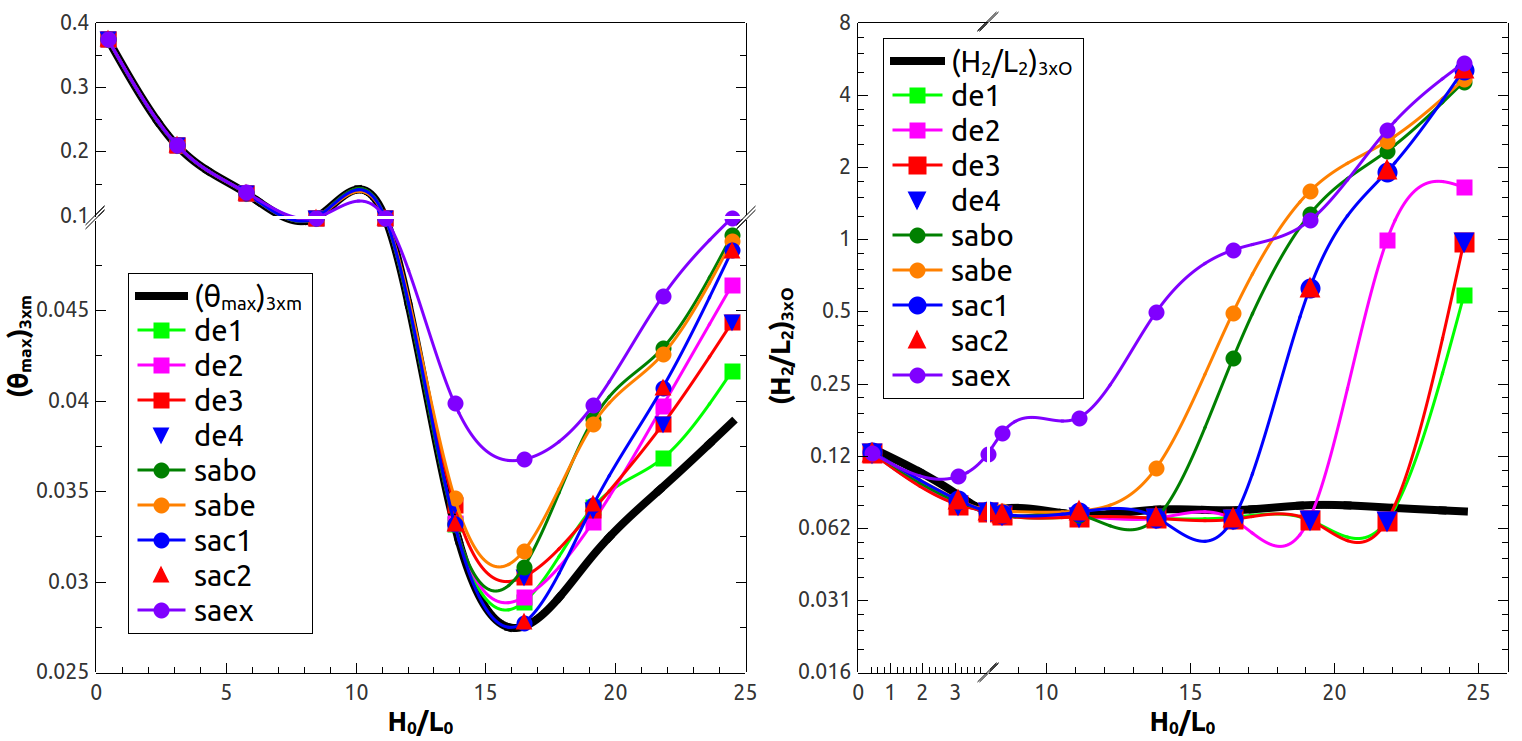
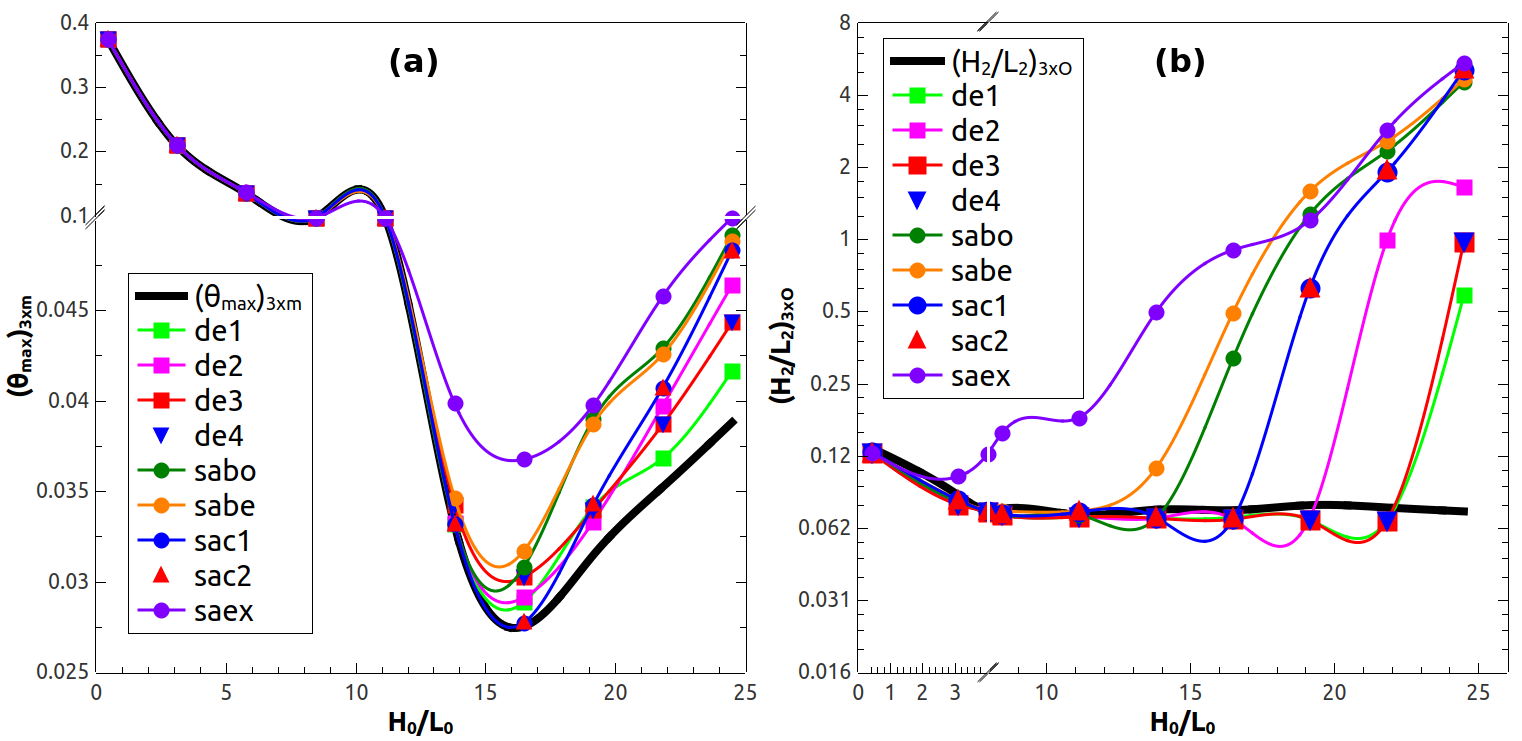
Layered file, before and after one edit (1522x741). Changes by layer:
added layer "a" above "b" over (x1=390, y1=48, x2=437, y2=77)
added layer "b" above "h2l2" over (x1=1156, y1=48, x2=1204, y2=77)
